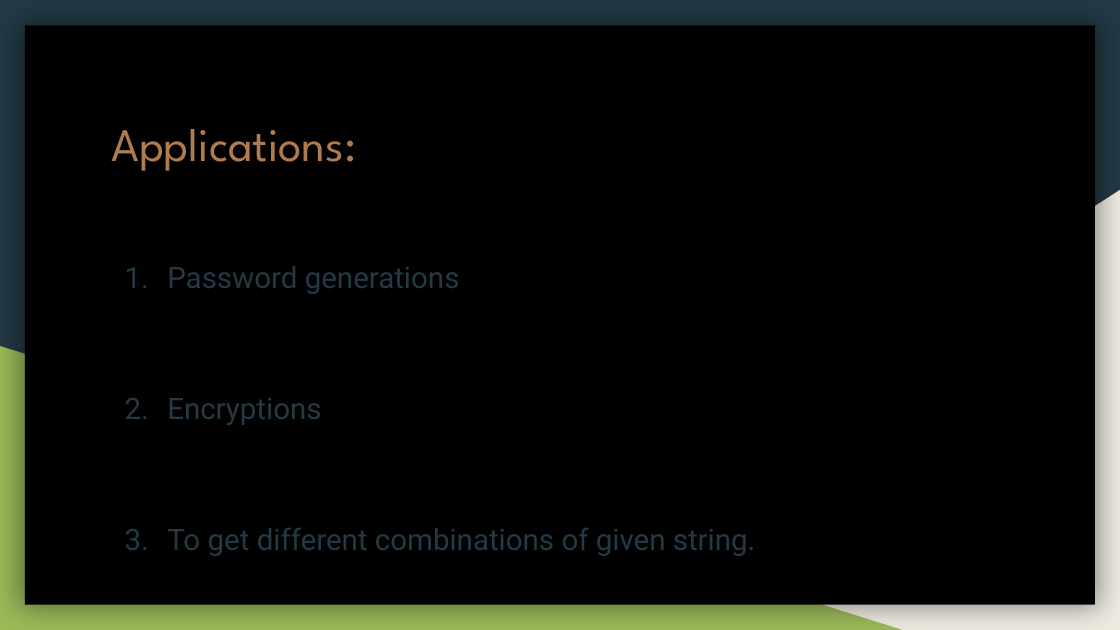
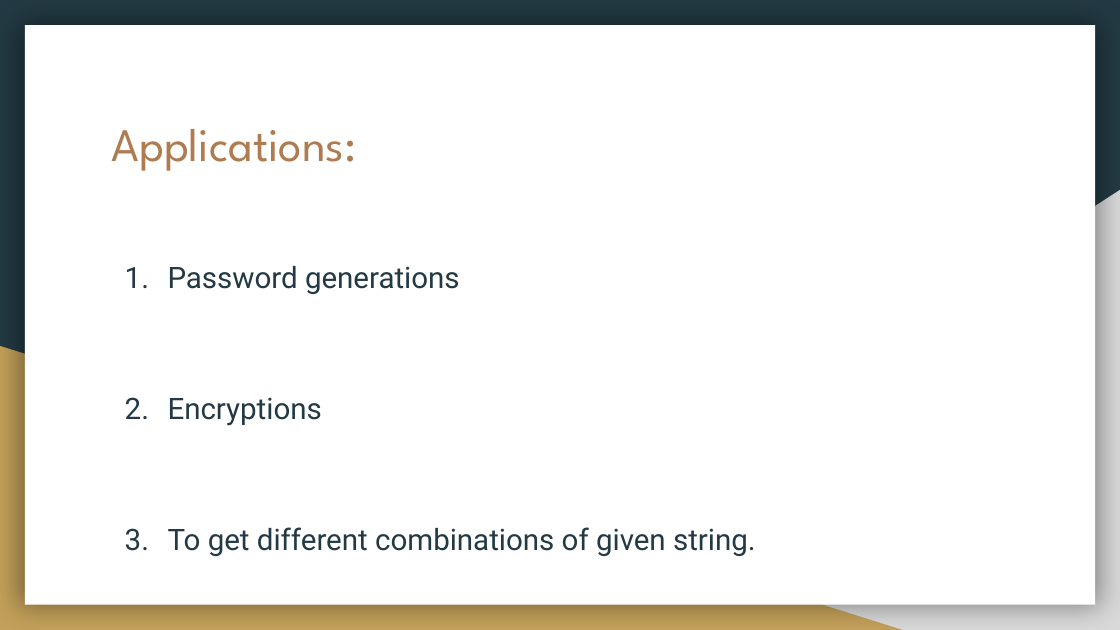
Before and after one commit to SahilGothoskar/College, a slide deck: slide 6 of Sahil-Siddhi TOC CA1.pptx. Drawn at 1120x630 pixels with LibreOffice and Linux fonts; fonts in the diff are those of the drawing. Boxes give left, top, right and bottom in pixels: in the first picture for what was removed or moved away, otherwise in the second. Text is boxed around its words. In the diff, an @@ line names an element or a change of style, - is before the commit and + after.

```diff
--- a/Sahil-Siddhi TOC CA1.pptx
+++ b/Sahil-Siddhi TOC CA1.pptx
@@ rectangle at <box>25,26,1095,605</box>: fill #000000 to #FFFFFF @@
@@ right triangle at <box>439,190,1120,630</box>: fill #EEECE1 to #D9D9D9 @@
@@ right triangle at <box>0,346,903,630</box>: fill #9BBB59 to #C4A15A @@
```
Also in this commit, not shown: 3 other slides changed.
